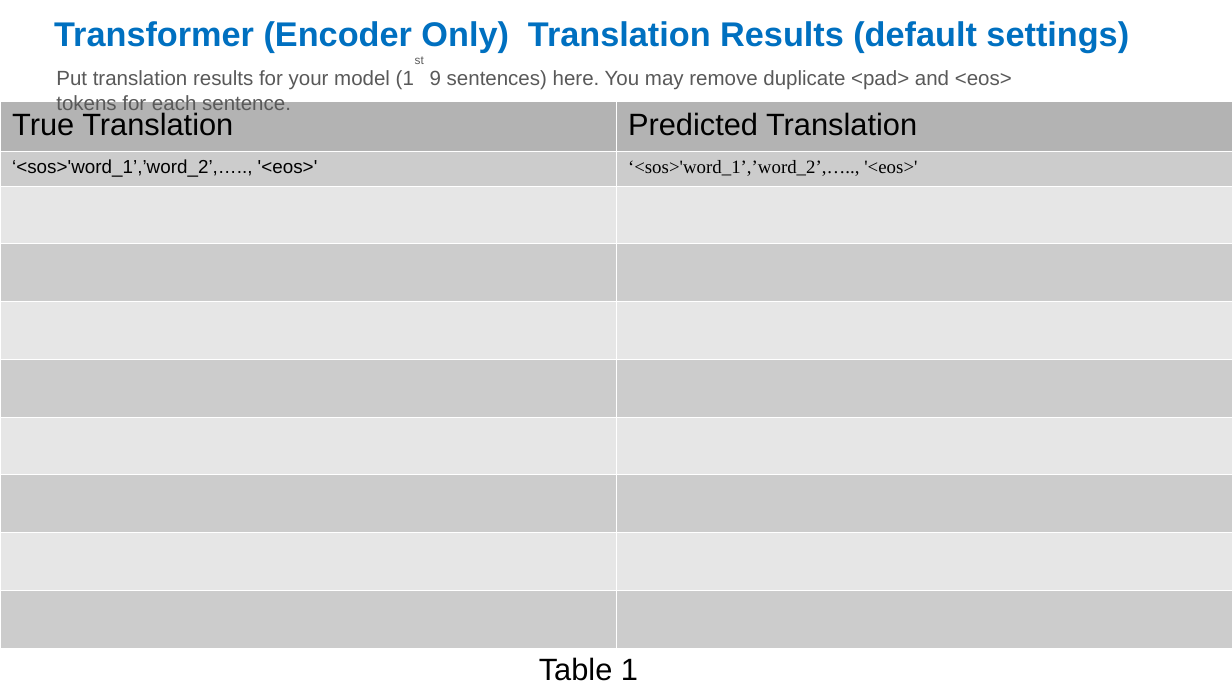
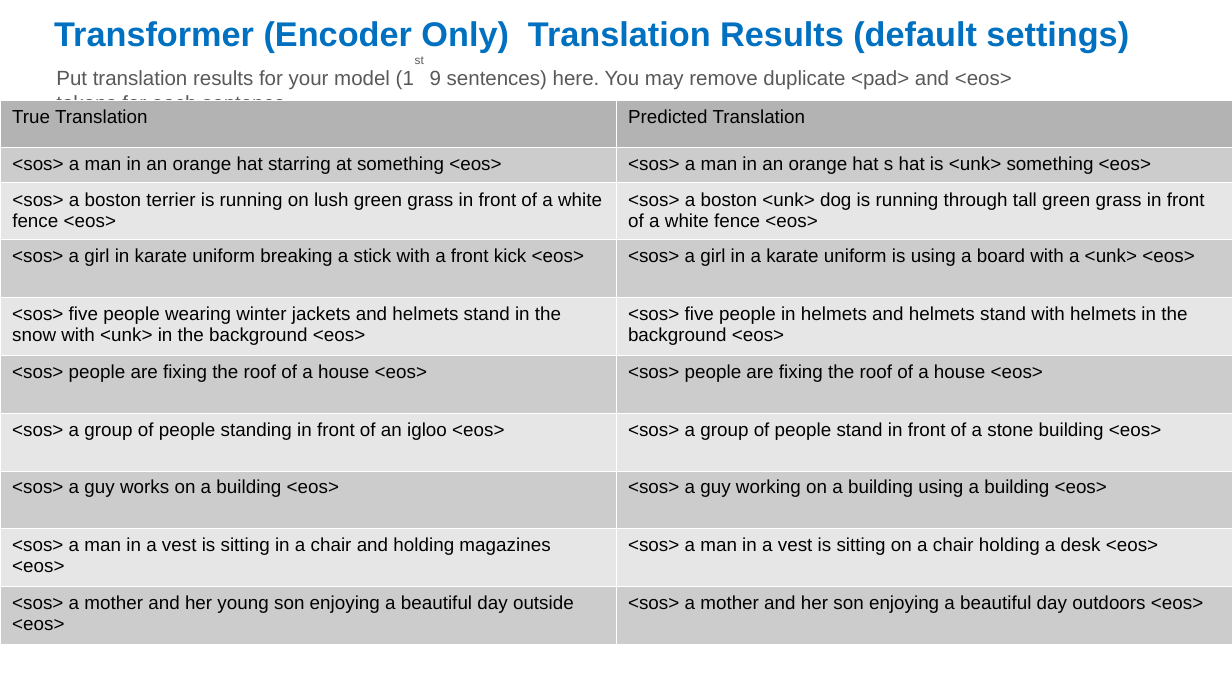
Before and after one commit to winniethebear424/DL, a slide deck: slide 11 of assignment3-nlp-template.pptx. Drawn at 1232x693 pixels with LibreOffice and Linux fonts; fonts in the diff are those of the drawing. Boxes give left, top, right and bottom in pixels: in the first picture for what was removed or moved away, otherwise in the second. Text is boxed around its words. In the diff, an @@ line names an element or a change of style, - is before the commit and + after.

```diff
--- a/assignment3-nlp-template.pptx
+++ b/assignment3-nlp-template.pptx
@@ table at <box>0,100,1232,643</box> @@
-row 2, column 1: ‘<sos>'word_1’,’word_2’,….., '<eos>'
+row 2, column 1: <sos> a man in an orange hat starring at something <eos>
-row 2, column 2: ‘<sos>'word_1’,’word_2’,….., '<eos>'
+row 2, column 2: <sos> a man in an orange hat s hat is <unk> something <eos>
-row 3, column 1: 
+row 3, column 1: <sos> a boston terrier is running on lush green grass in front of a white fence <eos>
-row 3, column 2: 
+row 3, column 2: <sos> a boston <unk> dog is running through tall green grass in front of a white fence <eos>
-row 4, column 1: 
+row 4, column 1: <sos> a girl in karate uniform breaking a stick with a front kick <eos>
-row 4, column 2: 
+row 4, column 2: <sos> a girl in a karate uniform is using a board with a <unk> <eos>
-row 5, column 1: 
+row 5, column 1: <sos> five people wearing winter jackets and helmets stand in the snow with <unk> in the background <eos>
-row 5, column 2: 
+row 5, column 2: <sos> five people in helmets and helmets stand with helmets in the background <eos>
-row 6, column 1: 
+row 6, column 1: <sos> people are fixing the roof of a house <eos>
-row 6, column 2: 
+row 6, column 2: <sos> people are fixing the roof of a house <eos>
-row 7, column 1: 
+row 7, column 1: <sos> a group of people standing in front of an igloo <eos>
-row 7, column 2: 
+row 7, column 2: <sos> a group of people stand in front of a stone building <eos>
-row 8, column 1: 
+row 8, column 1: <sos> a guy works on a building <eos>
-row 8, column 2: 
+row 8, column 2: <sos> a guy working on a building using a building <eos>
-row 9, column 1: 
+row 9, column 1: <sos> a man in a vest is sitting in a chair and holding magazines <eos>
-row 9, column 2: 
+row 9, column 2: <sos> a man in a vest is sitting on a chair holding a desk <eos>
-row 10, column 1: 
+row 10, column 1: <sos> a mother and her young son enjoying a beautiful day outside <eos>
-row 10, column 2: 
+row 10, column 2: <sos> a mother and her son enjoying a beautiful day outdoors <eos>
@@ size 18 to 11 pt in "True Translation", "Predicted Translation" @@
@@ text removed at <box>539,657,638,681</box> @@
-Table 1
```
Also in this commit, not shown: 5 other slides changed.
